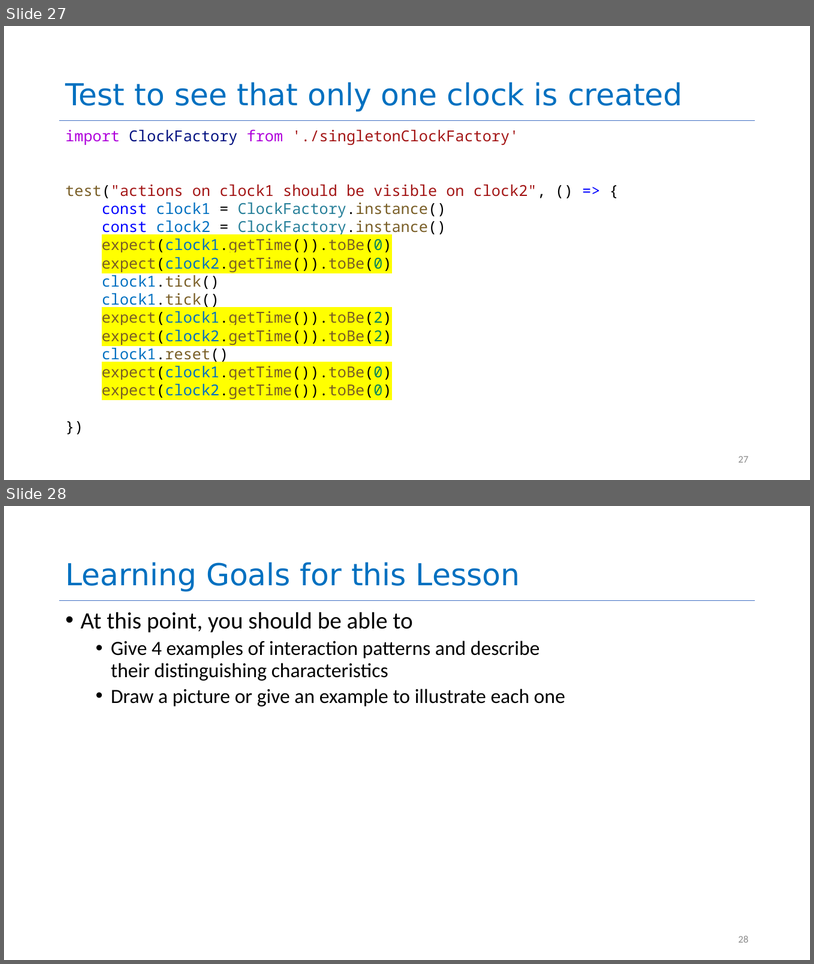
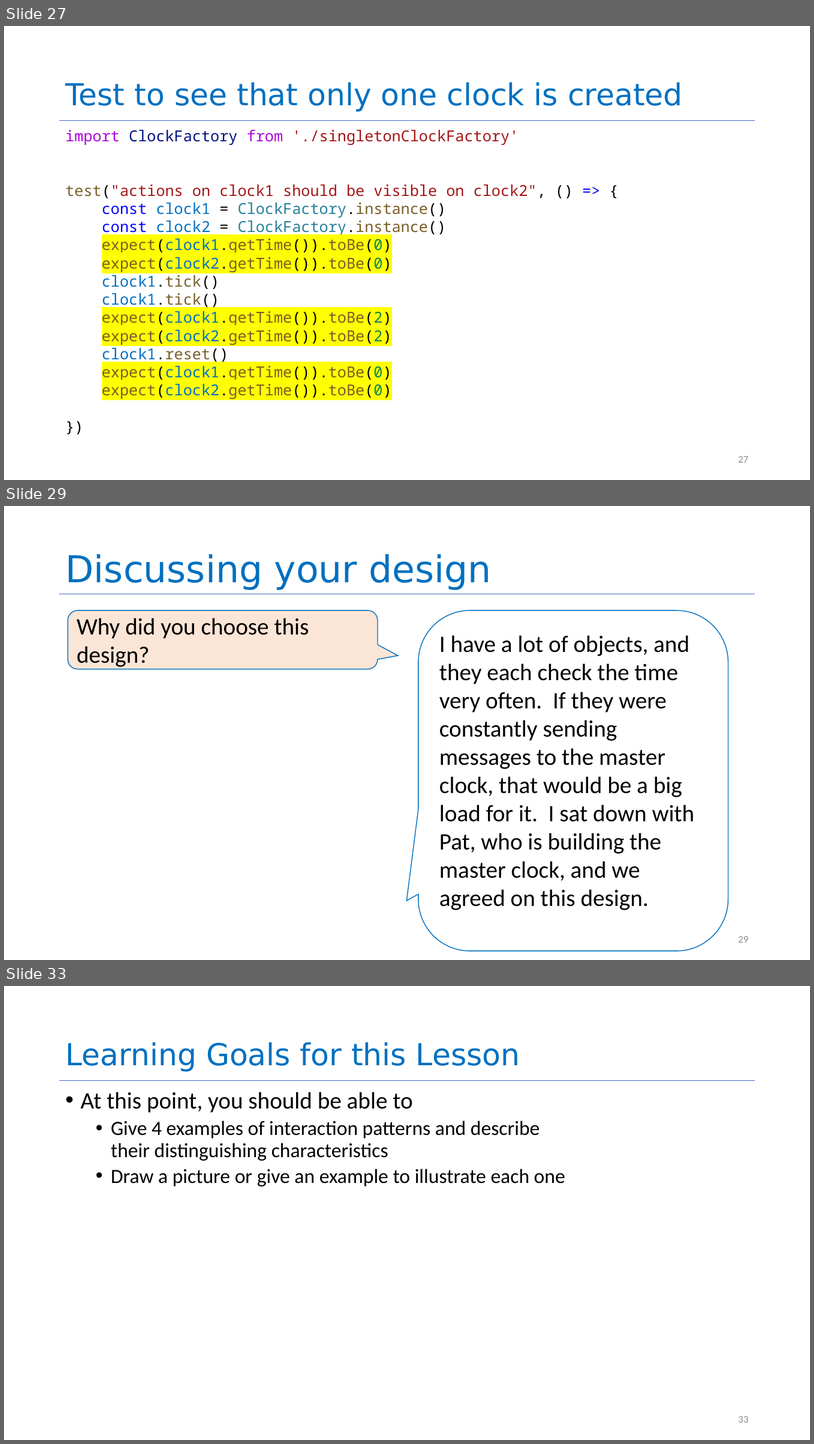
Before and after one commit to neu-se/CS4530-Spring-2022, a slide deck: Slides/Lesson 2.3 The Interaction Scale.pptx. Shown one above the other, each under a label of ours: slides 27 and 28 before the commit, slides 27, 29 and 33 after it; the slides between them are not shown. The pictures are 814x964 and 814x1444 pixels, drawn with LibreOffice and Linux fonts; fonts in the diff are those of the drawing. Boxes give left, top, right and bottom in pixels: in the first picture for what was removed or moved away, otherwise in the second. Text is boxed around its words. In the diff, an @@ line names an element or a change of style, - is before the commit and + after.

```diff
--- a/Slides/Lesson 2.3 The Interaction Scale.pptx
+++ b/Slides/Lesson 2.3 The Interaction Scale.pptx
@@ slide 29 added at <box>4,506,810,960</box>, background #FFFFFF @@
@@ title added at <box>65,554,492,590</box>, 44 pt, text #0070C0 @@
+Discussing your design
@@ line added from (60, 594) to (755, 594), #4472C4 0.5 pt @@
@@ rounded speech box added at <box>68,610,378,669</box>, fill #FBE5D6, outline #0070C0 1 pt, 28 pt, text #000000 @@
+Why did you choose this design?
@@ rounded speech box added at <box>419,610,728,951</box>, fill #FFFFFF, outline #0070C0 1 pt, 28 pt, text #000000 @@
+I have a lot of objects, and they each check the time very often. If they were constantly sending messages to the master clock, that would be a big load for it. I sat down with Pat, who is building the master clock, and we agreed on this design.
@@ page number added at <box>738,936,749,942</box>, 12 pt, text #8C8C8C @@
+29
@@ what was slide 28 is now slide 33 @@
@@ page number at <box>738,1416,749,1422</box>: text changed @@
-28
+33
```
Also in this commit, not shown: 4 other slides added.
